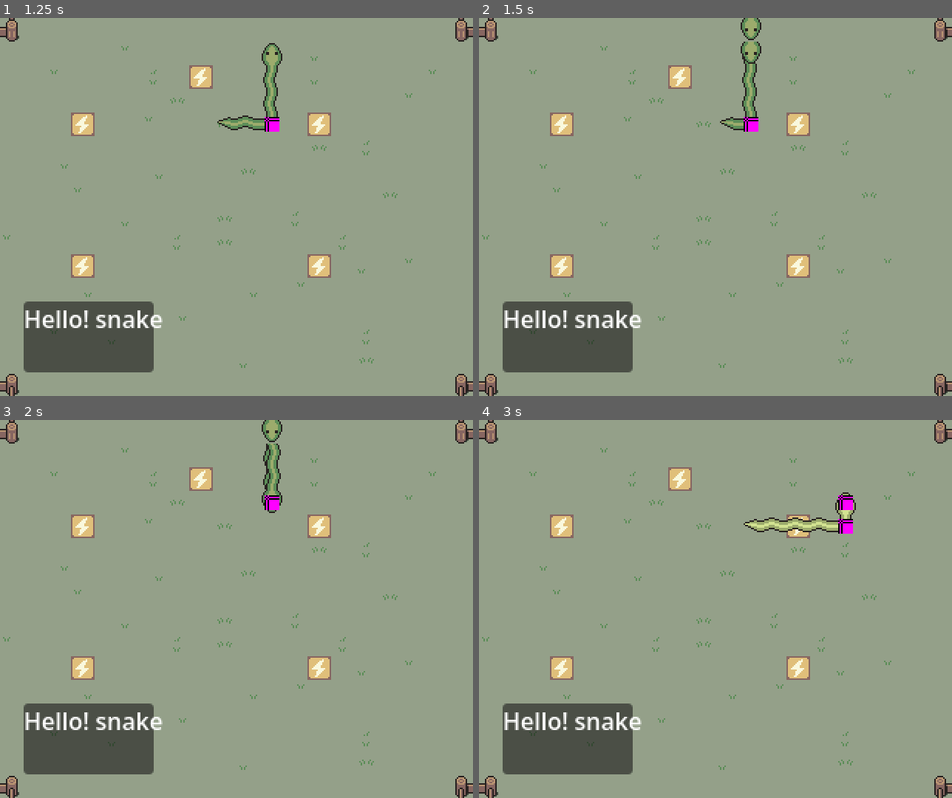
Above: before the commit, frames 1-4 (two rows, left to right).
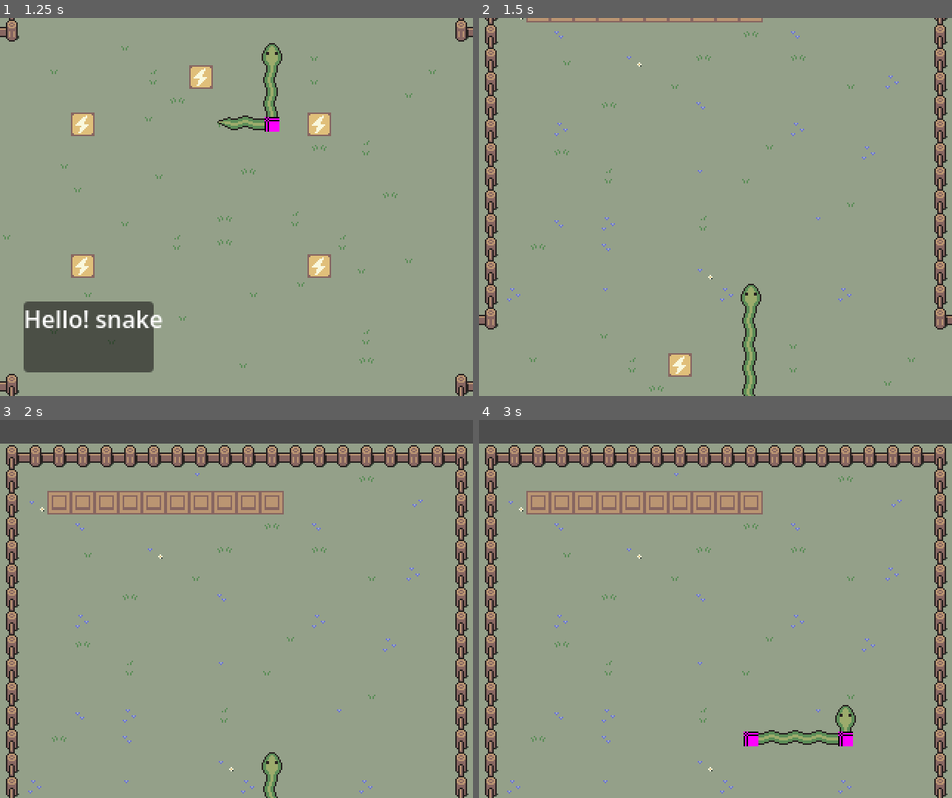
Above: after the commit, the same moments.

Repository: kalgynirae/ld59
Game: Godot game, scene res://scenes/game.tscn
Same seed, same stepped clock (60 frames per second), same inputs: the game is played once before the commit and once after it.
Inputs:
- Up to frame 1 (1.25 s): hold L (move_right) from 0.53 s (still down); tap K (die) at 0.6 s
- Up to frame 2 (1.5 s): release L (move_right) at 1.28 s; hold J (move_down) from 1.28 s (still down); tap E (extend) at 1.35 s
- Up to frame 3 (2 s): keep holding J (move_down)
- Up to frame 4 (3 s): release J (move_down) at 2.03 s; hold L (move_right) 2.03-2.78 s; tap R (retract) at 2.1 s; hold = (speed_up) from 2.78 s (still down); tap K (die) at 2.85 s

Frame 1 is identical in both runs. In frame 2, 14% of the frame differs, in the area x 0-100%, y 0-100%; in frame 3, 25%; in frame 4, 26%, in the area x 0-100%, y 0-99%.

Commit message:
Try to make the snake not cross itself (broken)

Diff:
--- a/scenes/game.gd
+++ b/scenes/game.gd
@@ -73,13 +73,17 @@
 func _process(delta: float) -> void:
 	update_camera()
 	if Input.is_action_just_pressed("move_right"):
-		current_direction = "right"
+		if current_direction != "left":
+			current_direction = "right"
 	if Input.is_action_just_pressed("move_left"):
-		current_direction = "left"
+		if current_direction != "right":
+			current_direction = "left"
 	if Input.is_action_just_pressed("move_down"):
-		current_direction = "down"
+		if current_direction != "up":
+			current_direction = "down"
 	if Input.is_action_just_pressed("move_up"):
-		current_direction = "up"
+		if current_direction != "down":
+			current_direction = "up"
 	if Input.is_action_just_pressed("extend"):
 		$Map/Snake.extend($Map/Snake.head_direction())
 	if Input.is_action_just_pressed("retract"):
--- a/scenes/snake.gd
+++ b/scenes/snake.gd
@@ -133,6 +133,12 @@
 
 func die() -> void:
 	parts[0].show_dead()
+
+func detect_self_collision() -> bool:
+	var locs = {}
+	for loc in gridlocs:
+		locs[loc] = null
+	return locs.size() < gridlocs.size()
 
 func init(startloc: Vector2i, direction: String, length: int = 6) -> void:
 	start_at(startloc, direction)
